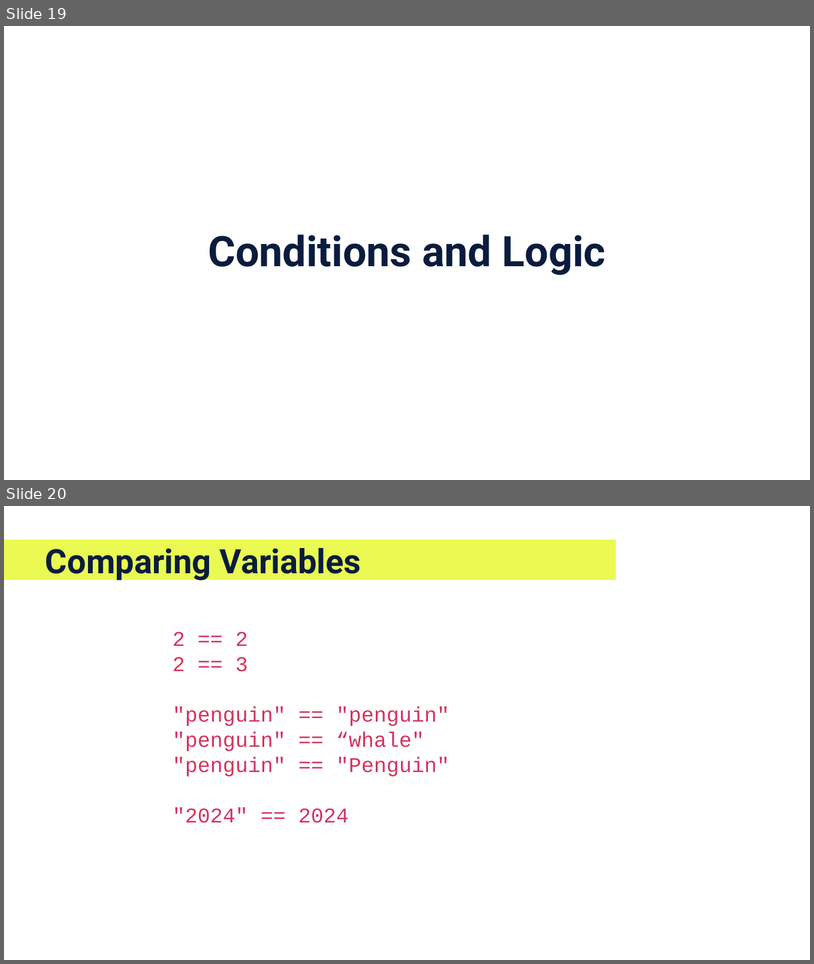
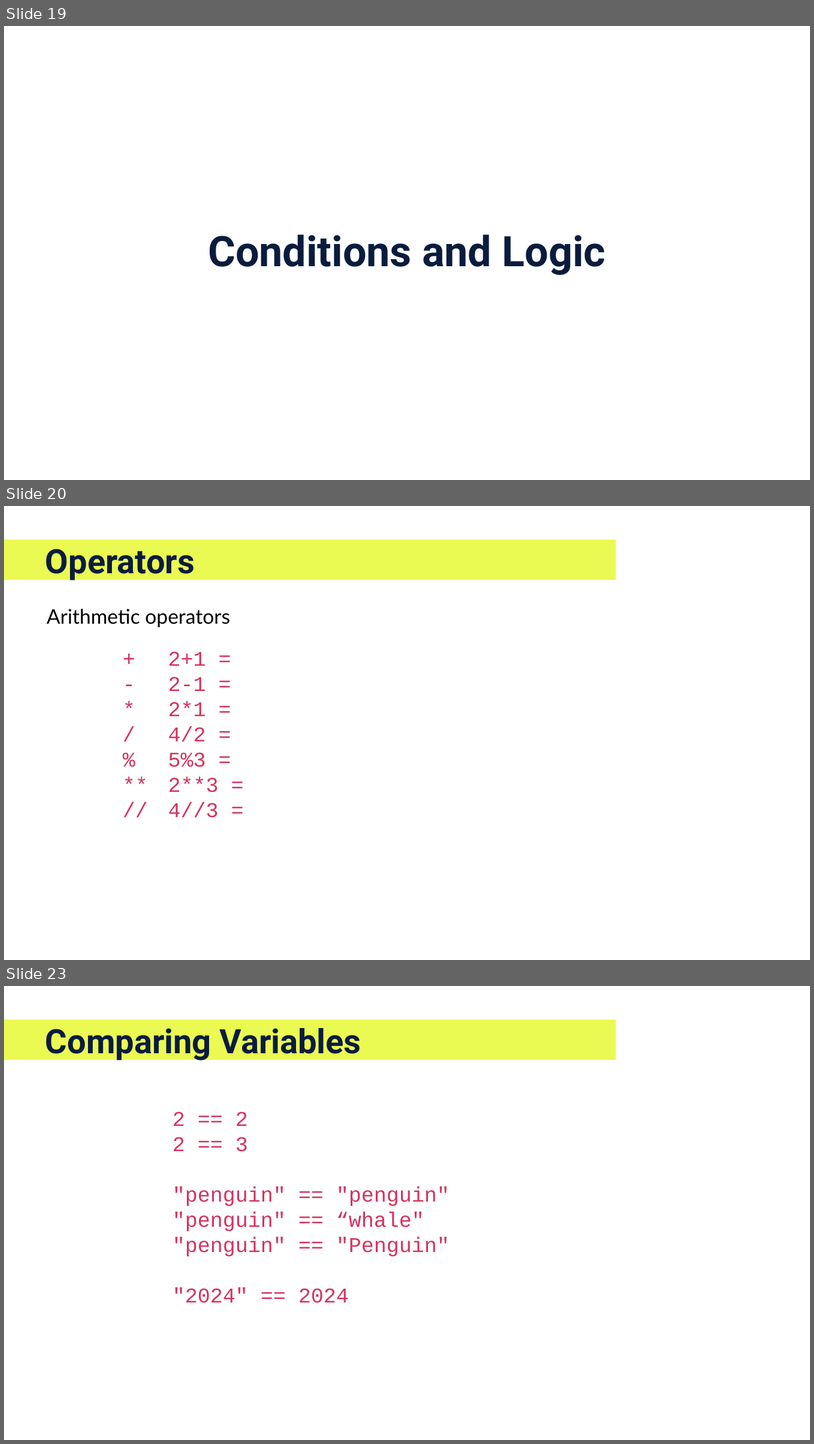
Before and after one commit to EFI-training/IntroToPython, a slide deck: PreviousIterationMaterials/IntroToPython-Sep26.pptx. Shown one above the other, each under a label of ours: slides 19 and 20 before the commit, slides 19, 20 and 23 after it; the slides between them are not shown. The pictures are 814x964 and 814x1444 pixels, drawn with LibreOffice and Linux fonts; fonts in the diff are those of the drawing; background and template pictures are left out. Boxes give left, top, right and bottom in pixels: in the first picture for what was removed or moved away, otherwise in the second. Text is boxed around its words. In the diff, an @@ line names an element or a change of style, - is before the commit and + after.

```diff
--- a/PreviousIterationMaterials/IntroToPython-Sep26.pptx
+++ b/PreviousIterationMaterials/IntroToPython-Sep26.pptx
@@ slide 20 added at (4,506,810,960), background #FFFFFF; not listed: 1 template element that a slide beside it also shows @@
@@ title added at (45,549,195,582), 80 pt, text #0A1C3E, bold @@
+Operators
@@ text added at (47,609,230,627), 48 pt, text #000000 @@
+Arithmetic operators
@@ text added at (168,651,219,817), 50 pt, text #D4335F @@
++ 2+1 =
+- 2-1 =
+* 2*1 =
+/ 4/2 =
+% 5%3 =
+** 2**3 =
+// 4//3 =
@@ what was slide 20 is now slide 23 @@
```
Also in this commit, not shown: 4 other slides added, 2 other files.
